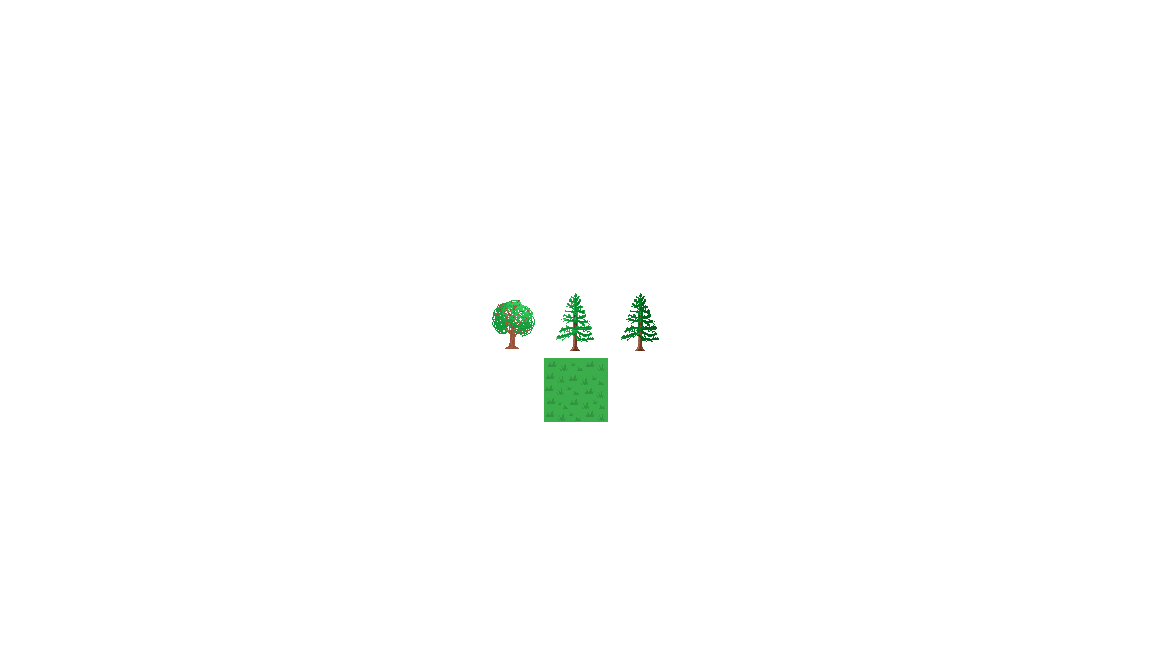
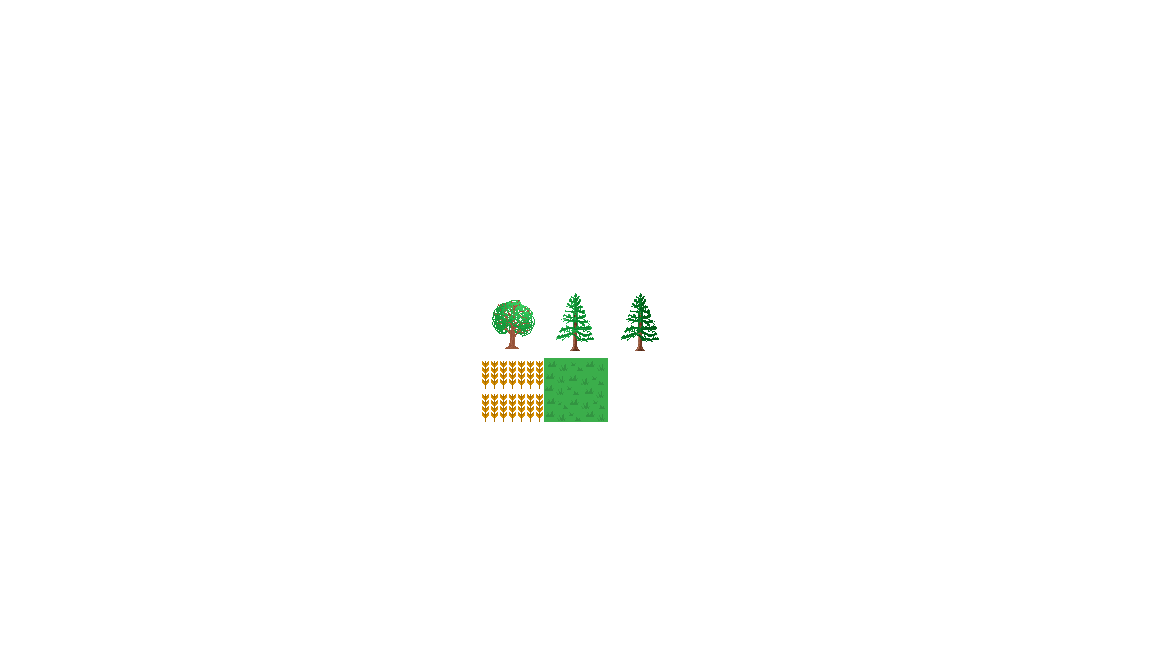
Layers edited between the first and the second (1152, 648) image:
added layer "grain.png" above "tree3.png" over [482,361,543,422]
